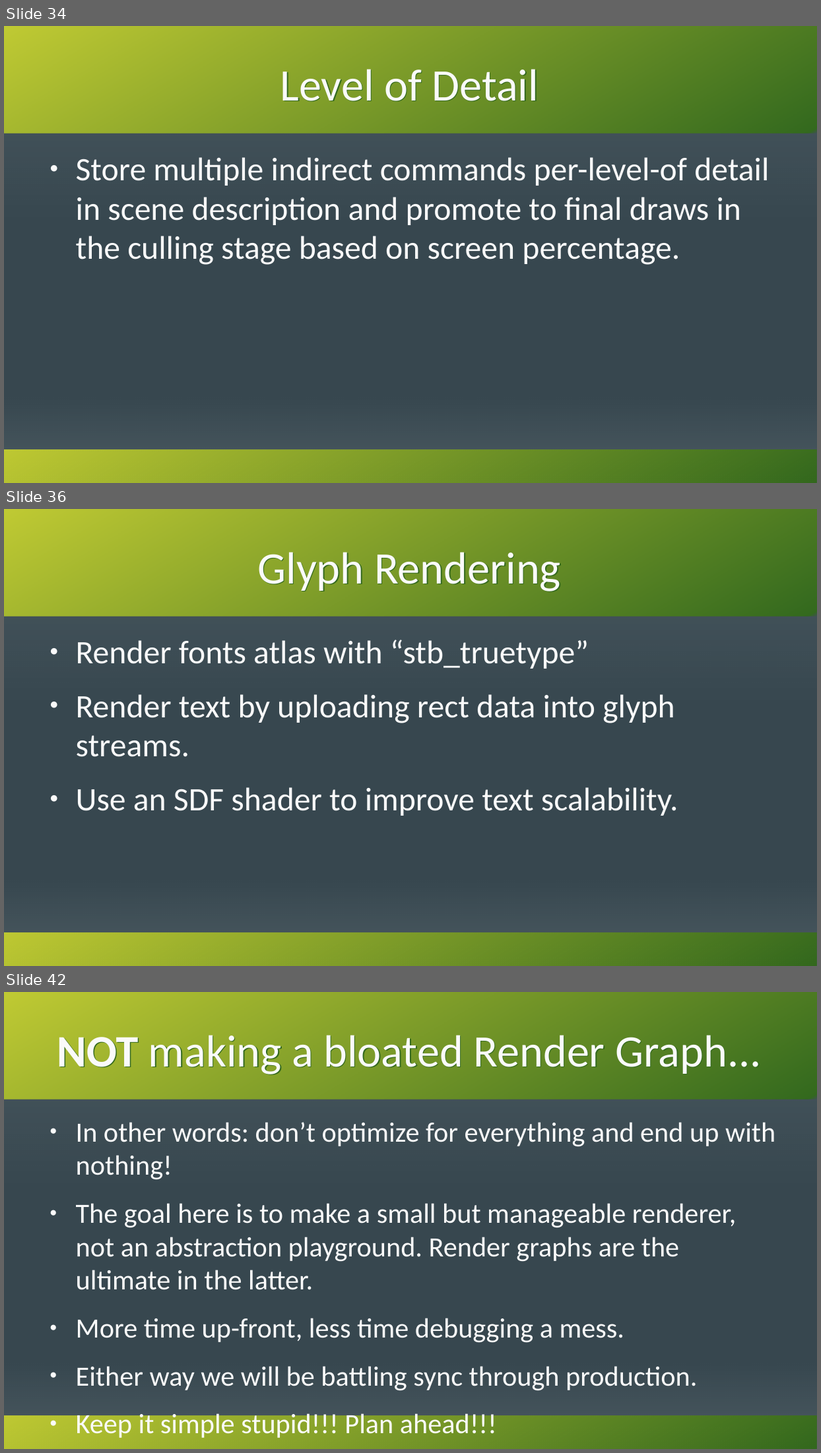
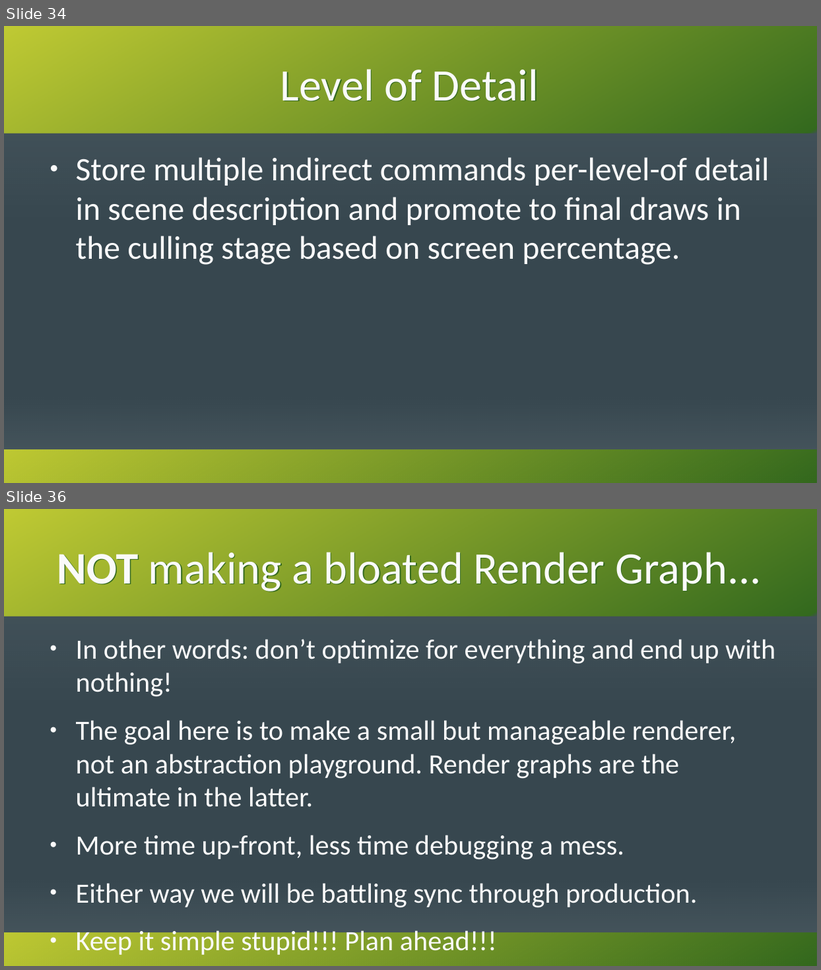
Before and after one commit to KenzieMac130/CitrusToolbox, a slide deck: docs/MovingToGpuDrivenRendering.odp. Shown one above the other, each under a label of ours: slides 34, 36 and 42 before the commit, slides 34 and 36 after it; the slides between them are not shown. The pictures are 821x1453 and 821x970 pixels, drawn with LibreOffice and Linux fonts; fonts in the diff are those of the drawing. Boxes give left, top, right and bottom in pixels: in the first picture for what was removed or moved away, otherwise in the second. Text is boxed around its words. In the diff, an @@ line names an element or a change of style, - is before the commit and + after.

```diff
--- a/docs/MovingToGpuDrivenRendering.odp
+++ b/docs/MovingToGpuDrivenRendering.odp
@@ slide 36 removed at [4,509,817,966], background #37474F; not listed: 4 template elements that a slide beside it also shows @@
@@ title removed at [257,552,561,592] @@
-Glyph Rendering
@@ text removed at [76,640,679,816] @@
-● Render fonts atlas with “stb_truetype”
-● Render text by uploading rect data into glyph streams.
-● Use an SDF shader to improve text scalability.
@@ what was slide 42 is now slide 36 @@
```
Also in this commit, not shown: 2 slides changed, 9 other slides removed.
